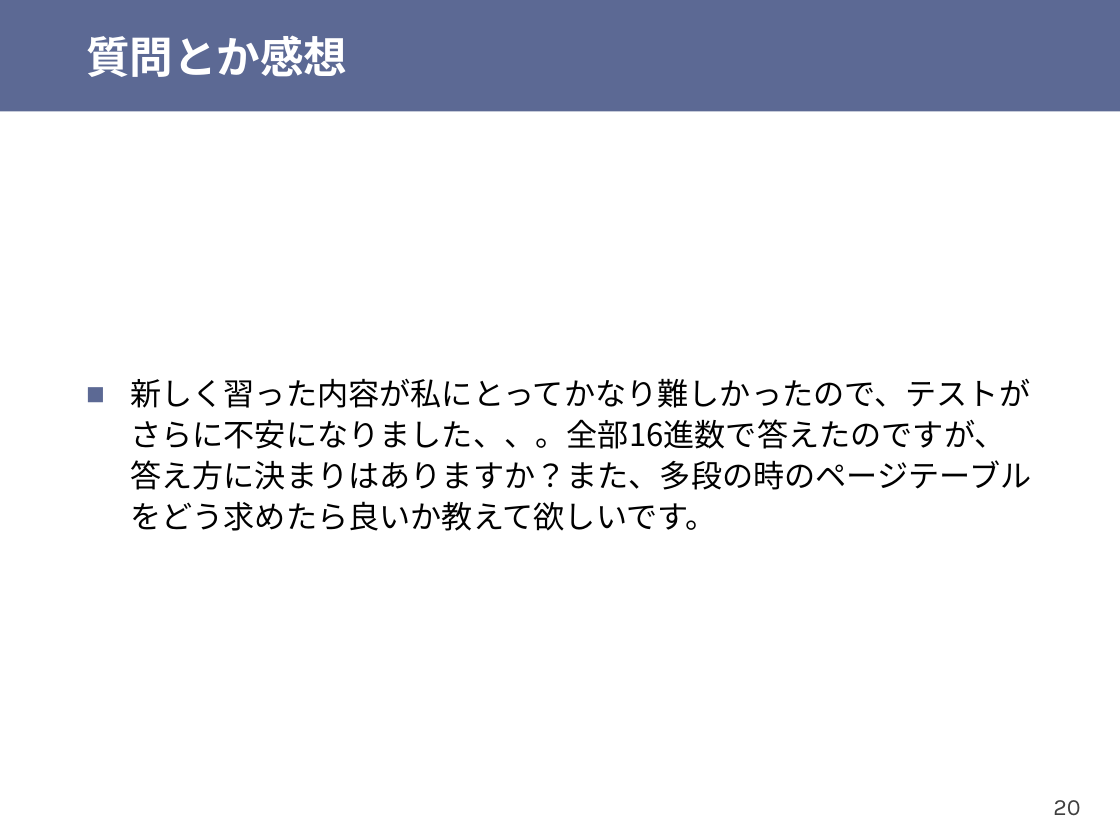
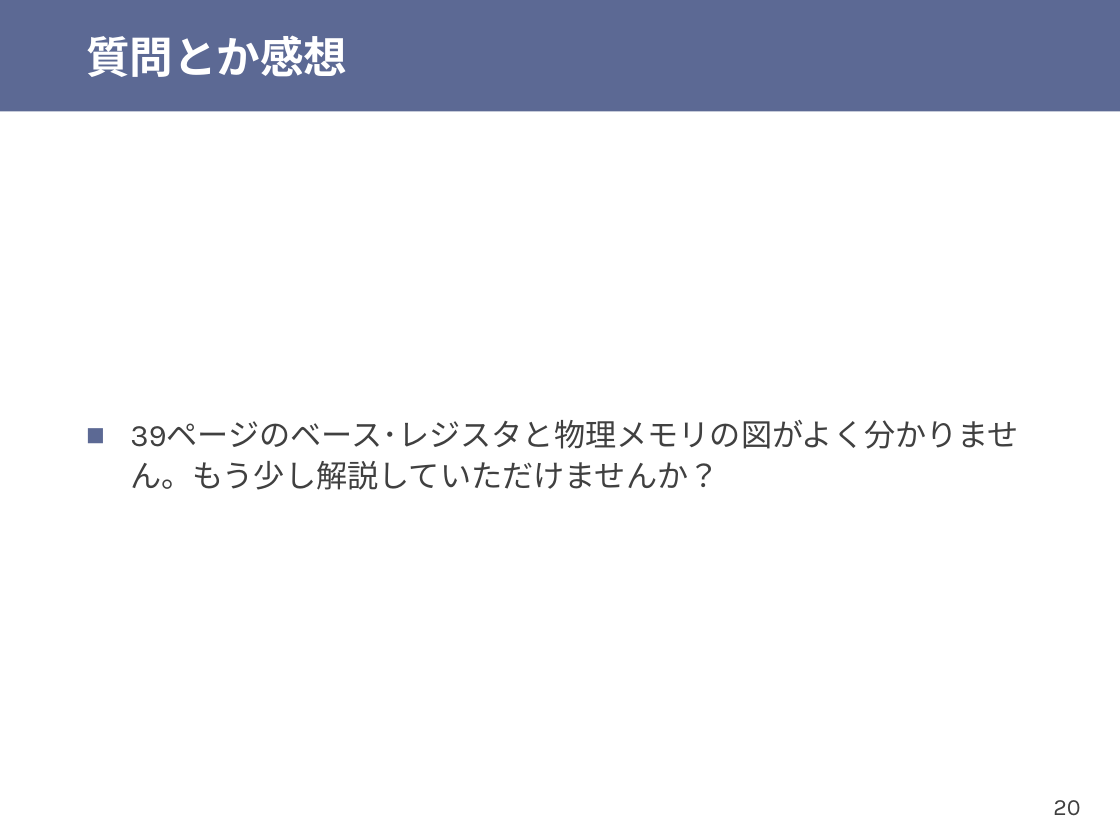
Before and after one commit to shioyadan/otya-computer-architecture-i, a slide deck: slide 20 of cai-shioya-12.pptx. Drawn at 1120x840 pixels with LibreOffice and Linux fonts; fonts in the diff are those of the drawing. Boxes give left, top, right and bottom in pixels: in the first picture for what was removed or moved away, otherwise in the second. Text is boxed around its words. In the diff, an @@ line names an element or a change of style, - is before the commit and + after.

```diff
--- a/cai-shioya-12.pptx
+++ b/cai-shioya-12.pptx
@@ text at (130, 420, 1019, 490): text changed; font Noto Sans CJK JP to Karla; text colour #000000 to #404040 @@
-■ 新しく習った内容が私にとってかなり難しかったので、テストがさらに不安になりました、、。全部16進数で答えたのですが、答え方に決まりはありますか？また、多段の時のページテーブルをどう求めたら良いか教えて欲しいです。
+■ 39ページのベース･レジスタと物理メモリの図がよく分かりません。もう少し解説していただけませんか？
```
Also in this commit, not shown: 11 other slides changed, 8 slides removed, 1 other file.
